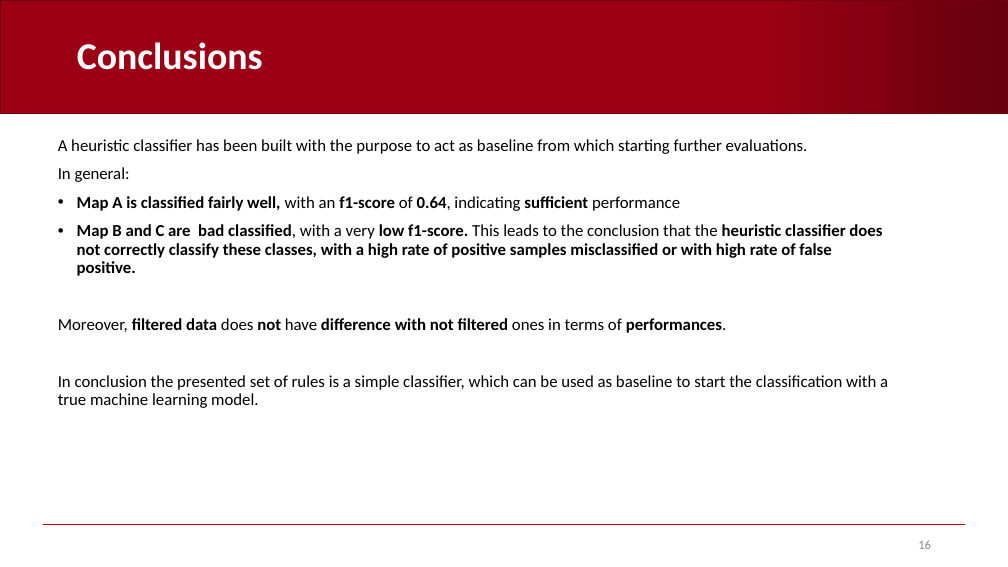
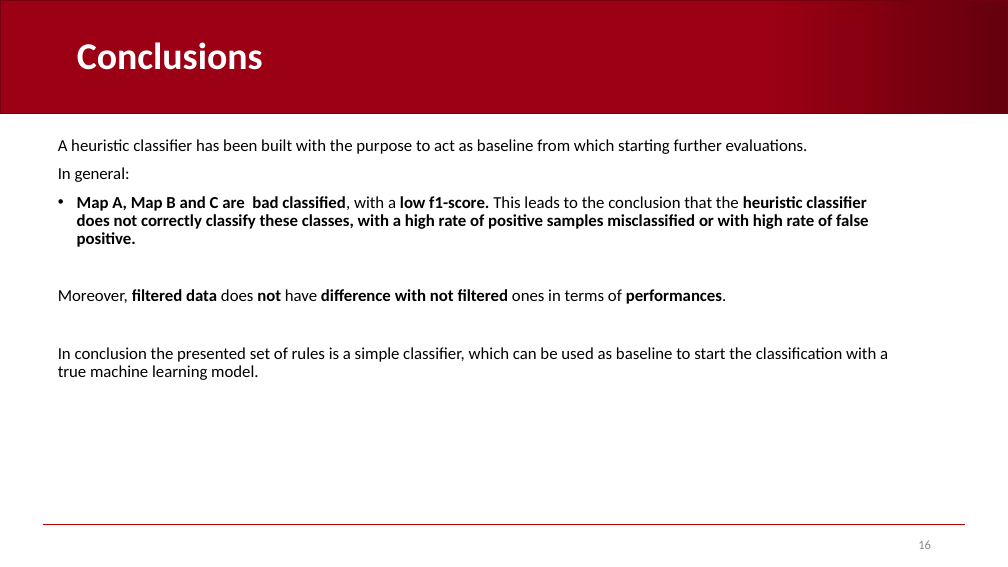
Before and after one commit to AndreaCorrado00/Tesi_magistrale_Corrado_Andrea, a slide deck: slide 16 of Documentation/5. Heuristic classifier.pptx. Drawn at 1008x567 pixels with LibreOffice and Linux fonts; fonts in the diff are those of the drawing; background and template pictures are left out. Boxes give left, top, right and bottom in pixels: in the first picture for what was removed or moved away, otherwise in the second. Text is boxed around its words. In the diff, an @@ line names an element or a change of style, - is before the commit and + after.

```diff
--- a/Documentation/5. Heuristic classifier.pptx
+++ b/Documentation/5. Heuristic classifier.pptx
@@ text at [77, 196, 868, 247]: text changed @@
-• Map A is classified fairly well, with an f1-score of 0.64, indicating sufficient performance
-• Map B and C are bad classified, with a very low f1-score. This leads to the conclusion that the heuristic classifier does not correctly classify these classes, with a high rate of positive samples misclassified or with high rate of false positive.
+• Map A, Map B and C are bad classified, with a low f1-score. This leads to the conclusion that the heuristic classifier does not correctly classify these classes, with a high rate of positive samples misclassified or with high rate of false positive.
```
Also in this commit, not shown: 3 other slides changed, 4 other files.
